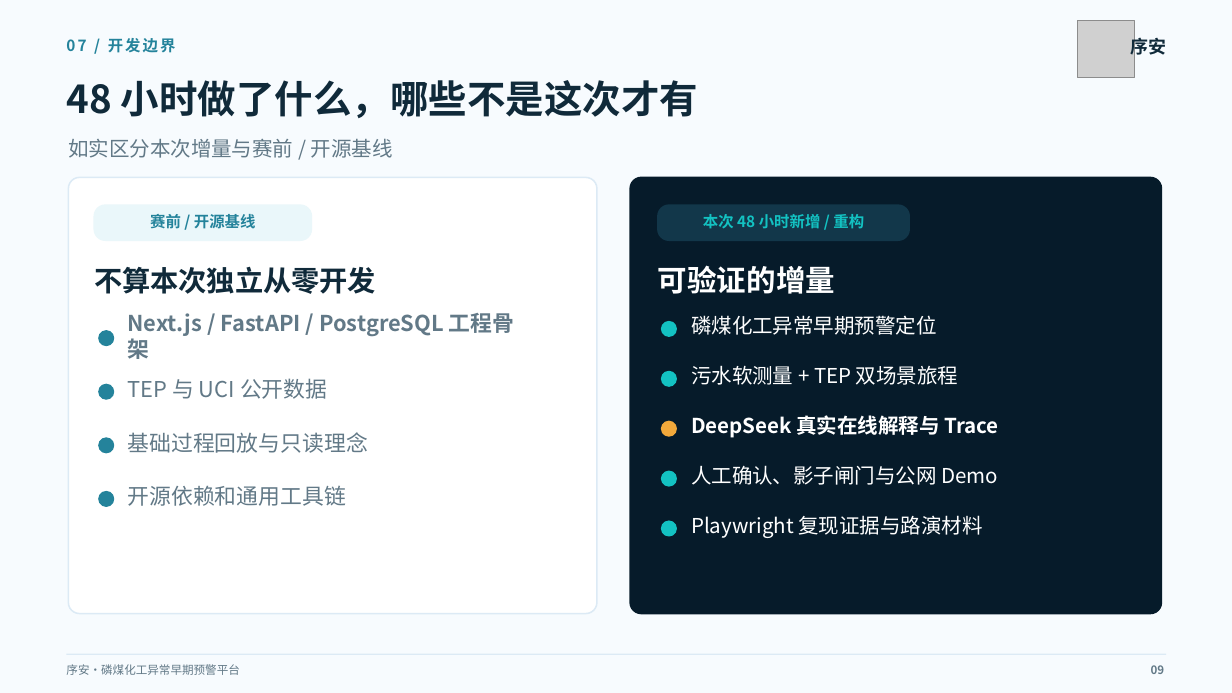
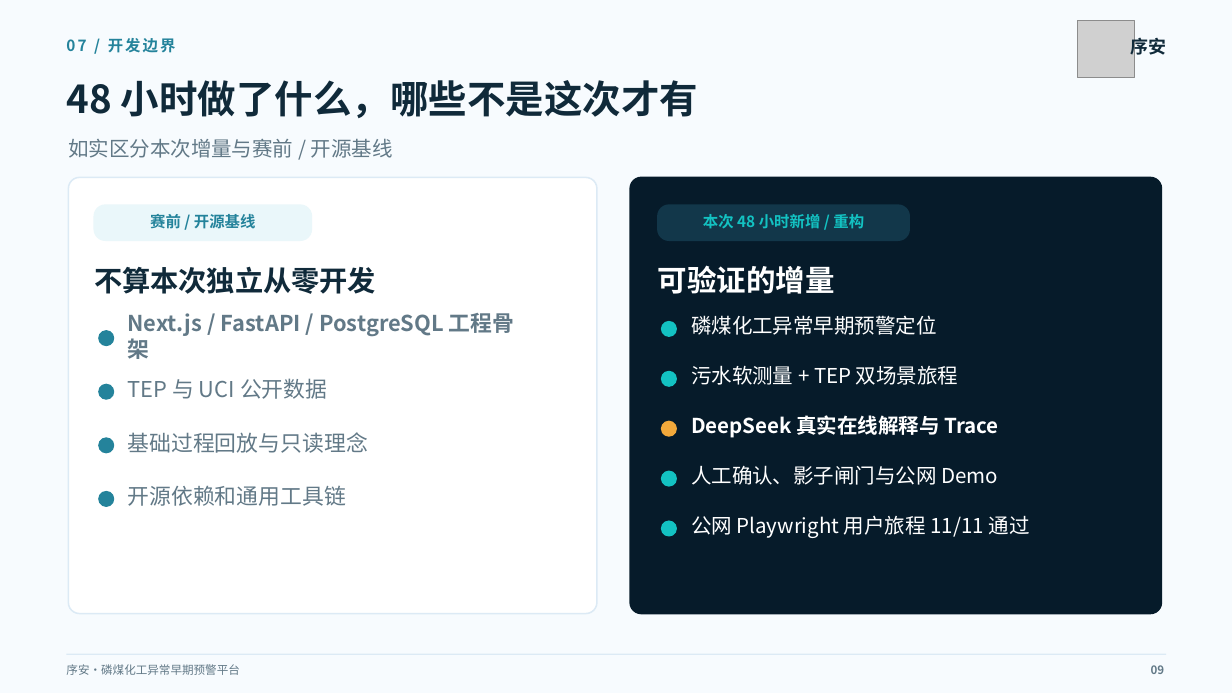
Before and after one commit to Xaiver03/process-copilot, a slide deck: slide 9 of 04_交付成品/序安_磷煤化工异常早期预警平台_黑客松路演_v14_ZH_REVIEW.pptx. Drawn at 1232x693 pixels with LibreOffice and Linux fonts; fonts in the diff are those of the drawing; grey boxes stand for pictures. Boxes give left, top, right and bottom in pixels: in the first picture for what was removed or moved away, otherwise in the second. Text is boxed around its words. In the diff, an @@ line names an element or a change of style, - is before the commit and + after.

Commit message:
docs(pitch): 补充公网用户旅程11项证据

```diff
--- a/04_交付成品/序安_磷煤化工异常早期预警平台_黑客松路演_v14_ZH_REVIEW.pptx
+++ b/04_交付成品/序安_磷煤化工异常早期预警平台_黑客松路演_v14_ZH_REVIEW.pptx
@@ text at (x1=691, y1=515, x2=1030, y2=538): text changed @@
-Playwright 复现证据与路演材料
+公网 Playwright 用户旅程 11/11 通过
```
Also in this commit, not shown: 1 other slide changed, 5 other files.
